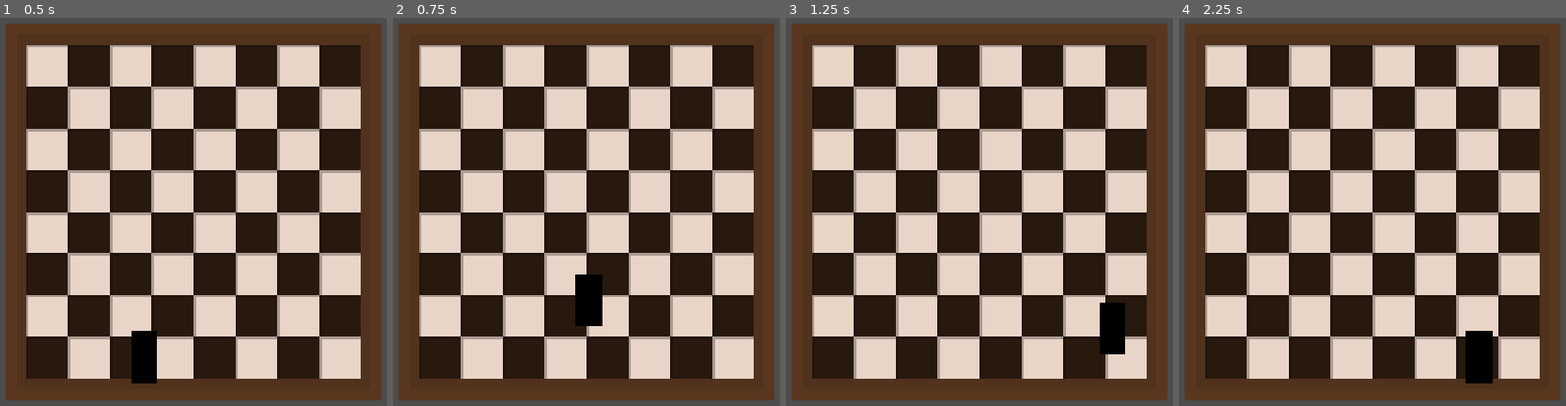
Above: before the commit, frames 1-4 (left to right).
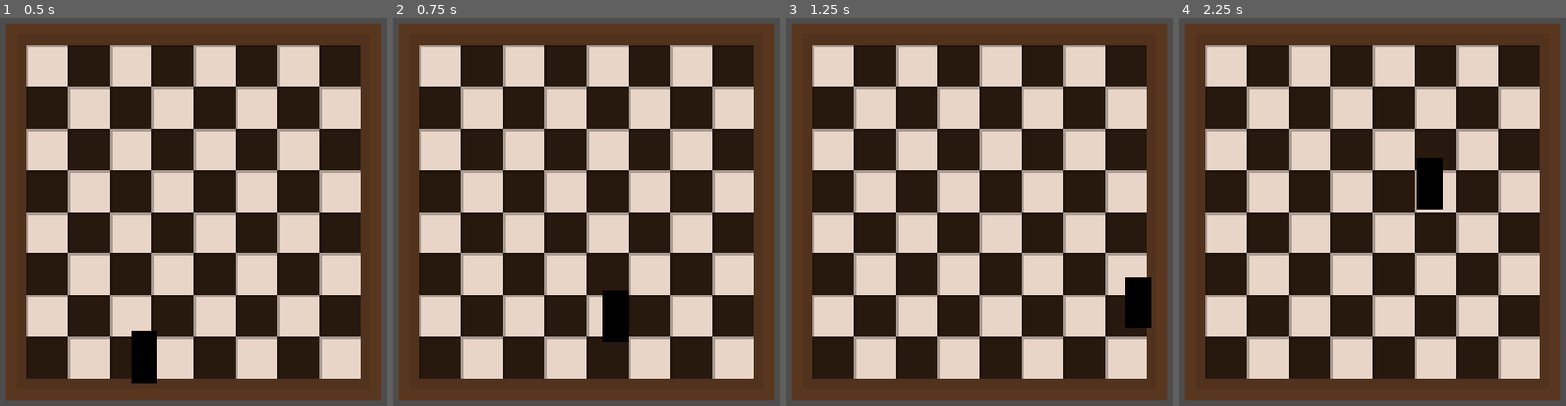
Above: after the commit, the same moments.

Repository: rs-code-hk/chess_gone_rogue
Game: Godot game, scene res://Scenes/game.tscn
Same seed, same stepped clock (60 frames per second), same inputs: the game is played once before the commit and once after it.
Inputs:
- Up to frame 1 (0.5 s): no input
- Up to frame 2 (0.75 s): tap Enter (ui_accept) at 0.5 s; hold Right (ui_right) from 0.53 s (still down); tap Shift (dash, bound only after the commit) at 0.6 s
- Up to frame 3 (1.25 s): keep holding Right (ui_right); tap Enter (ui_accept) at 0.77, 0.8, 1.07 s
- Up to frame 4 (2.25 s): tap Enter (ui_accept) at 1.35, 1.52, 1.82 s; tap Shift (dash, bound only after the commit) at 1.55, 2.1 s; release Right (ui_right) at 2.03 s; hold Left (ui_left) from 2.03 s (still down)

Frame 1 is identical in both runs. In frame 2, 1.8% of the frame differs, in the area x 47-61%, y 66-84%; in frame 3, 1.8%; in frame 4, 1.9%, in the area x 61-82%, y 36-95%.

Commit message:
Movement done!

Diff:
--- a/chess-gone-rogue/Scenes/player.tscn
+++ b/chess-gone-rogue/Scenes/player.tscn
@@ -29,6 +29,7 @@
 
 [node name="Player" type="CharacterBody2D" unique_id=1086875462]
 script = ExtResource("1_cvnsp")
+metadata/temp = 1
 
 [node name="CollisionShape2D" type="CollisionShape2D" parent="." unique_id=1260683920]
 position = Vector2(0, -1)
--- a/chess-gone-rogue/Scenes/player_movement.gd
+++ b/chess-gone-rogue/Scenes/player_movement.gd
@@ -6,38 +6,82 @@
 const SPEED = 100.0
 const FRICTION:float = 0.03
 const JUMP_VELOCITY = -200.0
+const WALLJUMP_DELAY = 10
+const DASH_DURATION = 15
+const DASH_VELOCITY = 175
+const TOTAL_DASH_DELAY = 20
 
 var jumps = 2
 var walljumping = 0
+var dashing = false
+var dashFrames = 0
+var dashingDirection = Vector2(0, 0)
+var lastHorizontalDirection = 1
+var canDash = true
+var dashDelay = 0
+
+func getInputs() -> Vector2:
+	return Vector2(Input.get_axis("ui_left", "ui_right"), Input.get_axis("ui_up", "ui_down"))
 
 func _physics_process(delta: float) -> void:
+	# Get movement
+	var direction = getInputs()
+	if direction.x != 0:
+		lastHorizontalDirection = direction.x
+	if dashing == false and canDash:
+		dashing = Input.is_action_just_pressed("dash")
+		if direction == Vector2(0, 0):
+			dashingDirection = Vector2(lastHorizontalDirection, 0)
+
+		else:
+			dashingDirection = direction
+
+		if dashing:
+			canDash = false
+			dashFrames = DASH_DURATION
+
+	if dashFrames == 0:
+		dashing = false
+
 	walljumping -= 1
+	dashFrames -= 1
+	dashDelay -= 1
 
 	# Get Jump Count
+	if is_on_wall():
+		jumps = 1
+		if dashDelay < 1: canDash = true
+
 	if is_on_floor():
 		jumps = 2
+		if dashDelay < 1: canDash = true
 
+	if dashing:
+		velocity = Vector2(dashingDirection.x * DASH_VELOCITY, dashingDirection.y * DASH_VELOCITY)
+		if dashFrames == 0:
+			velocity = Vector2(0, 0)
+			dashDelay = TOTAL_DASH_DELAY
+
+	else:
 	# Add the gravity.
-	if not is_on_floor():
-		velocity += get_gravity() * delta
+		if not is_on_floor():
+			velocity += get_gravity() * delta
 
-	# Handle jump.
-	if Input.is_action_just_pressed("ui_accept") and jumps > 0:
-		velocity.y = JUMP_VELOCITY
-		jumps -= 1
-		if not is_on_floor() and is_on_ceiling():
-			walljumping = 10
-			if ray_cast_left.is_colliding():
-				velocity.x += SPEED
-			if ray_cast_right.is_colliding():
-				velocity.x += -SPEED
+		# Handle jump.
+		if Input.is_action_just_pressed("ui_accept") and jumps > 0:
+			velocity.y = JUMP_VELOCITY
+			jumps -= 1
+			if not is_on_floor() and is_on_wall():
+				walljumping = WALLJUMP_DELAY
+				jumps = 1
+				if ray_cast_left.is_colliding():
+					velocity.x += SPEED
+				if ray_cast_right.is_colliding():
+					velocity.x += -SPEED
 
-	# Get the input direction and handle the movement/deceleration.
-	# As good practice, you should replace UI actions with custom gameplay actions.
-	var direction := Input.get_axis("ui_left", "ui_right")
-	if direction and walljumping < 1:
-		velocity.x = direction * SPEED
-	else:
-		velocity.x = move_toward(velocity.x, 0, SPEED * FRICTION)
+		if direction.x != 0 and walljumping < 1:
+			velocity.x = direction[0] * SPEED
+		else:
+			velocity.x = move_toward(velocity.x, 0, SPEED * FRICTION)
 
 	move_and_slide()
--- a/chess-gone-rogue/project.godot
+++ b/chess-gone-rogue/project.godot
@@ -20,6 +20,14 @@
 window/stretch/mode="canvas_items"
 window/stretch/aspect="expand"
 
+[input]
+
+dash={
+"deadzone": 0.2,
+"events": [Object(InputEventKey,"resource_local_to_scene":false,"resource_name":"","device":16,"window_id":0,"alt_pressed":false,"shift_pressed":false,"ctrl_pressed":false,"meta_pressed":false,"pressed":false,"keycode":0,"physical_keycode":4194325,"key_label":0,"unicode":0,"location":1,"echo":false,"script":null)
+]
+}
+
 [physics]
 
 3d/physics_engine="Jolt Physics"
